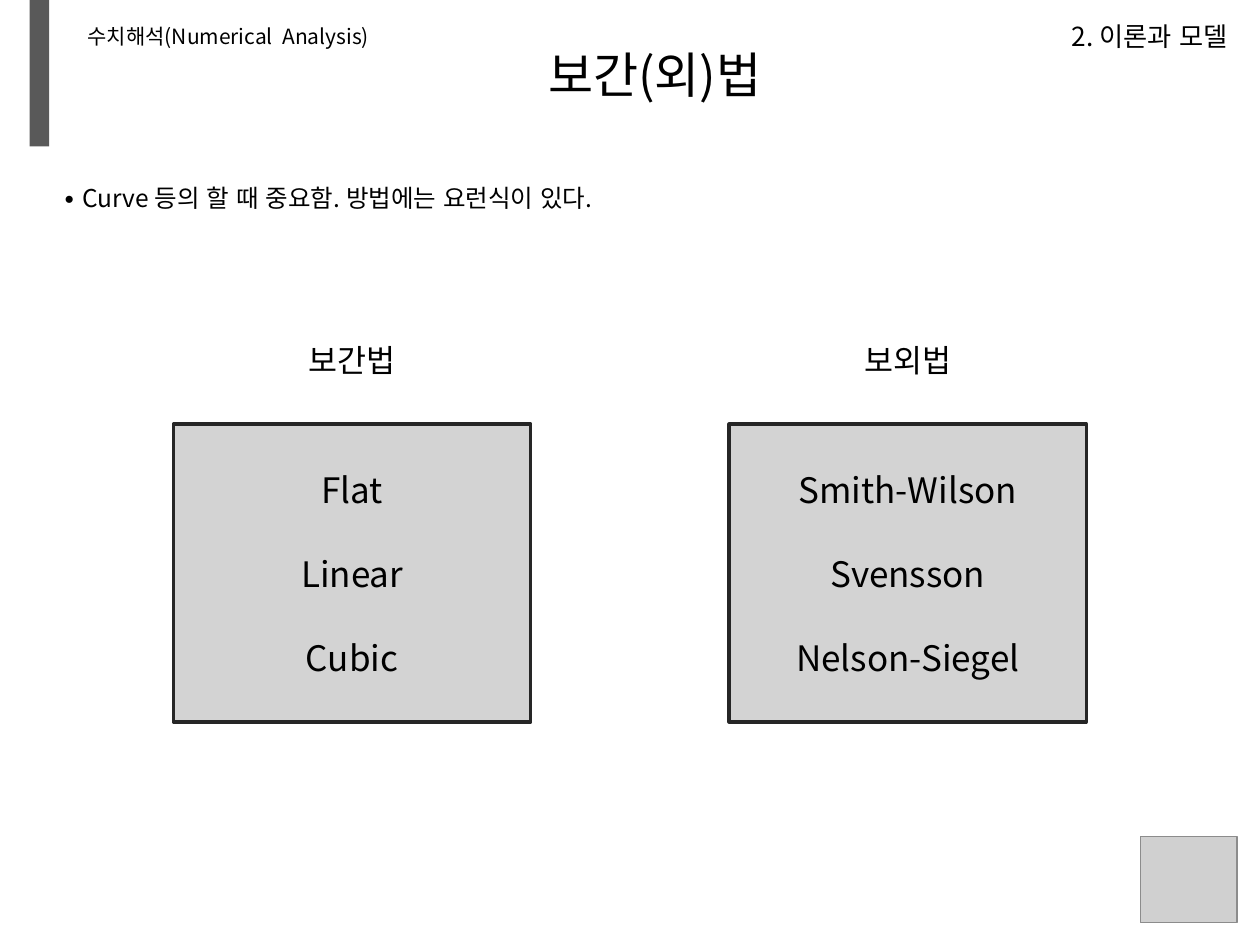
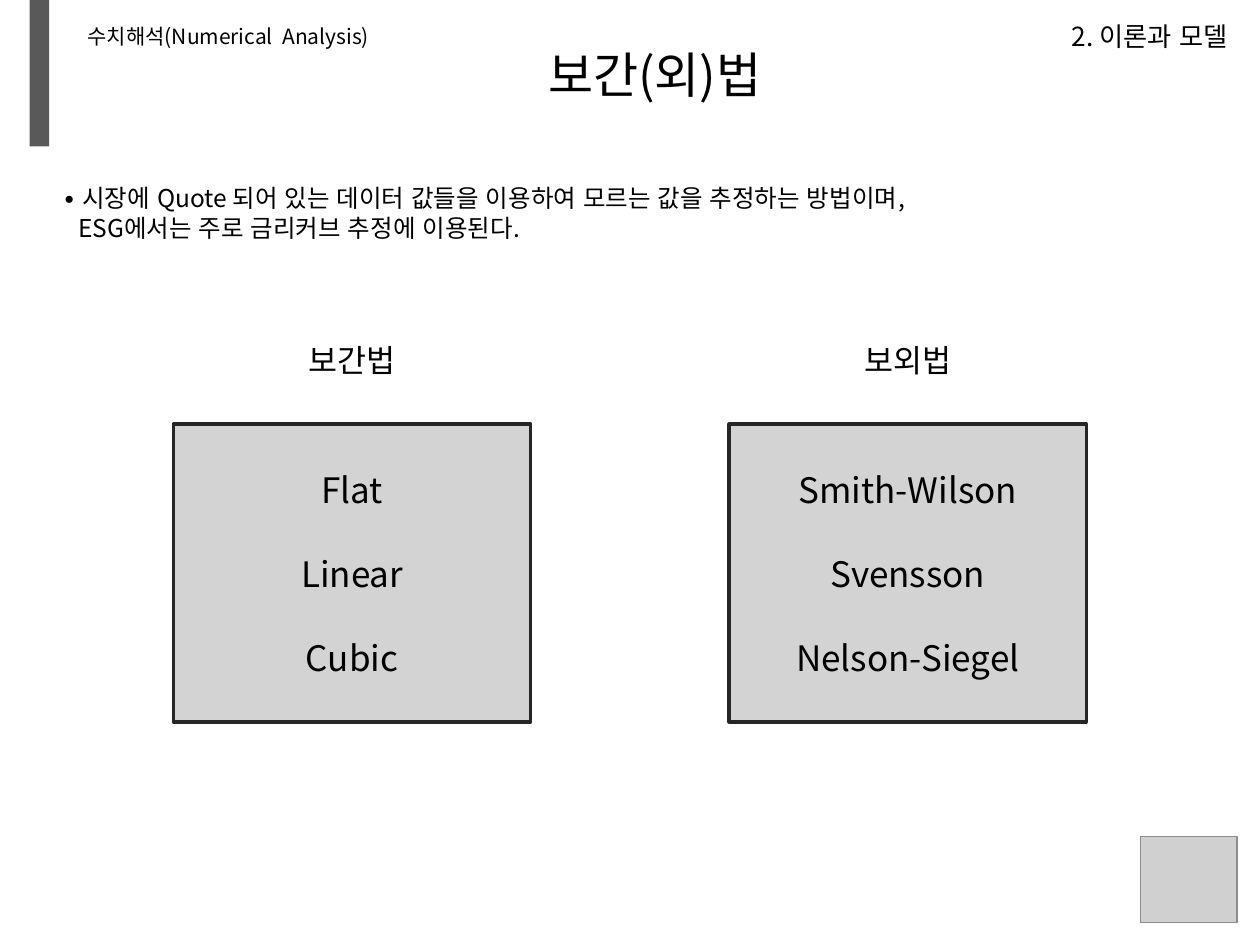
Before and after one commit to minikie/mxdocs, a slide deck: slide 22 of docs/ppt/test.pptm. Drawn at 1260x945 pixels with LibreOffice and Linux fonts; fonts in the diff are those of the drawing; grey boxes stand for pictures; background and template pictures are left out. Boxes give left, top, right and bottom in pixels: in the first picture for what was removed or moved away, otherwise in the second. Text is boxed around its words. In the diff, an @@ line names an element or a change of style, - is before the commit and + after.

```diff
--- a/docs/ppt/test.pptm
+++ b/docs/ppt/test.pptm
@@ text at (78,186,905,239): text changed @@
-∙ Curve 등의 할 때 중요함. 방법에는 요런식이 있다.
+∙ 시장에 Quote 되어 있는 데이터 값들을 이용하여 모르는 값을 추정하는 방법이며,
+ESG에서는 주로 금리커브 추정에 이용된다.
```
Also in this commit, not shown: 34 other slides changed, 2 slides removed, 1 other file.
